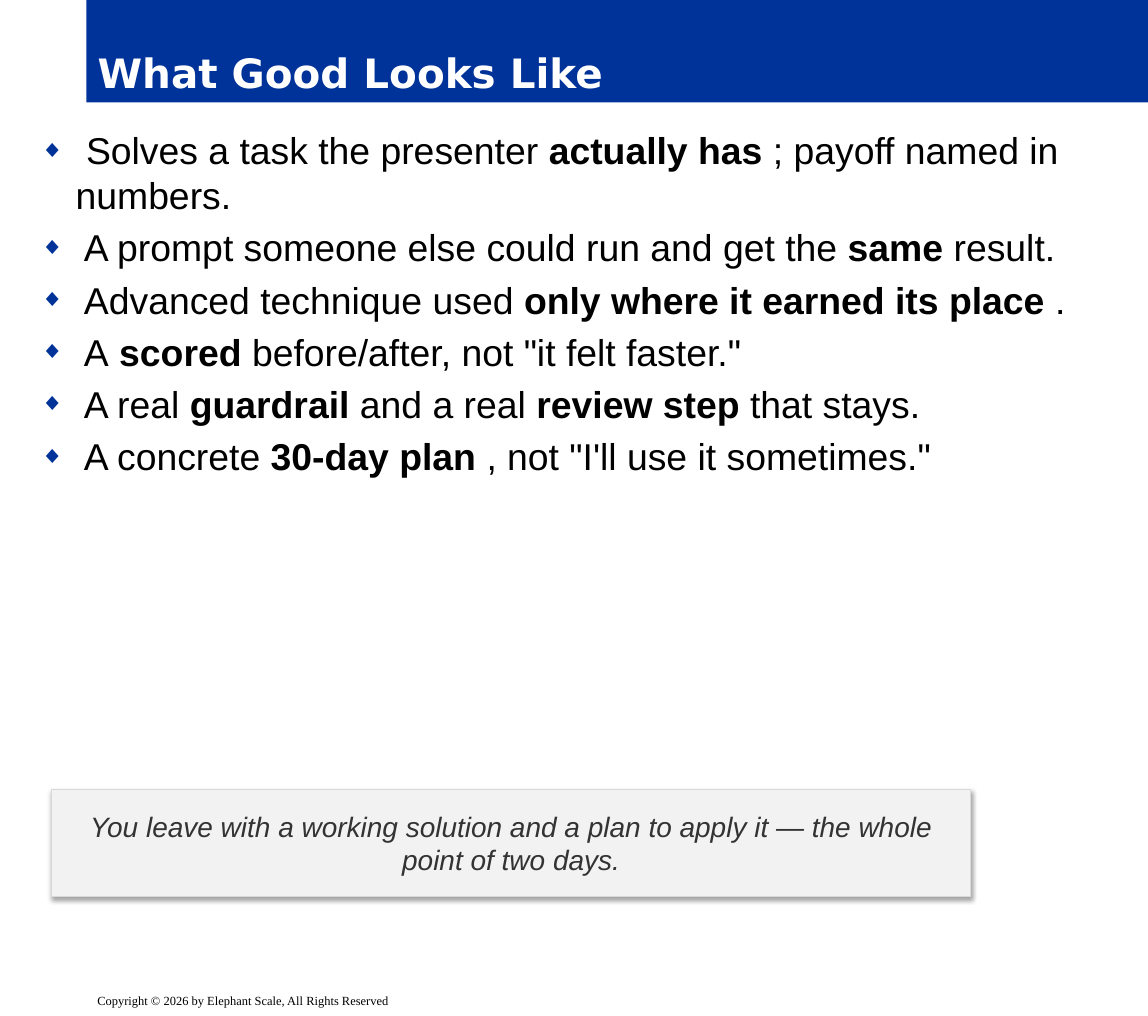
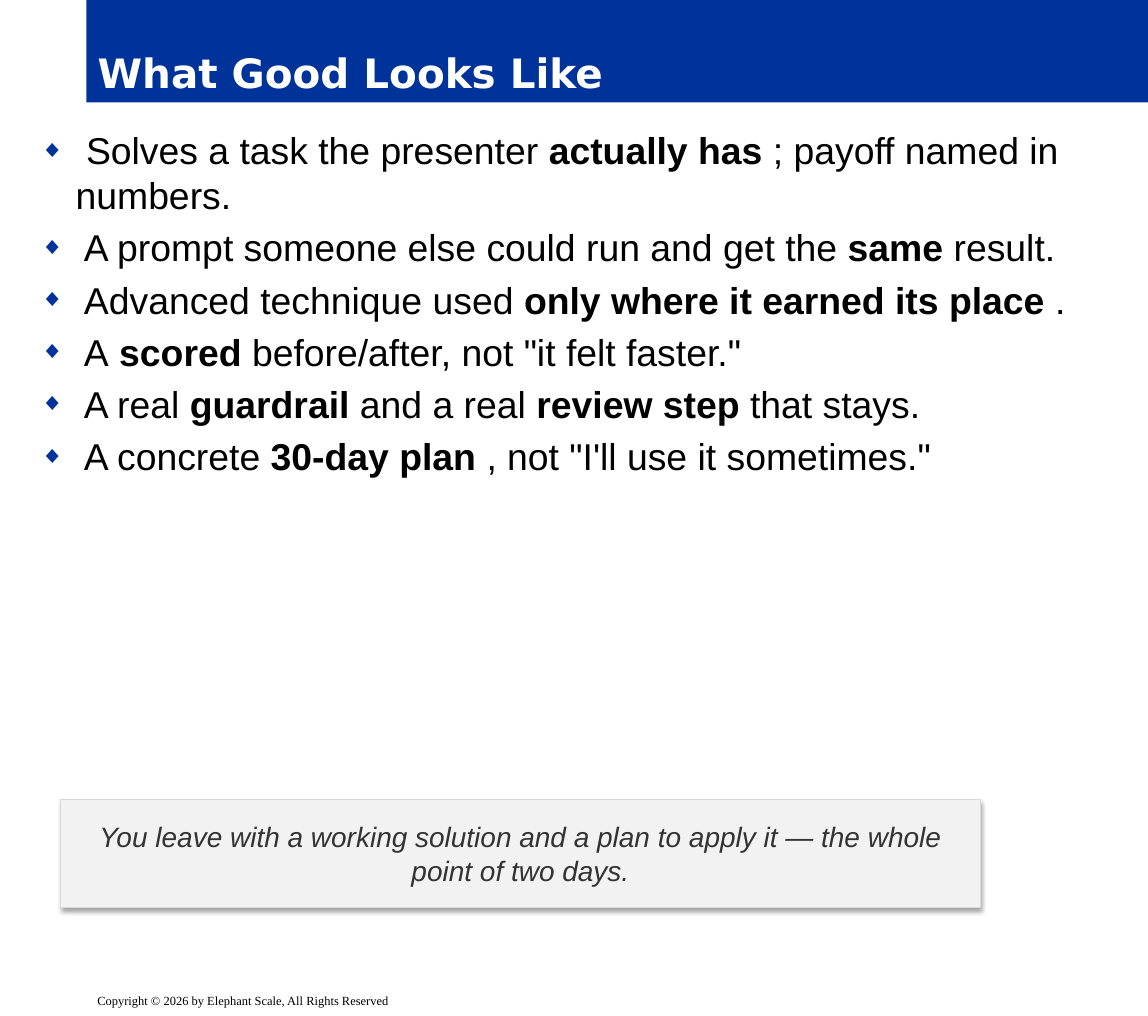
Before and after one commit to elephantscale/Prompt_Engineering_for_Business_Professionals, a slide deck: slide 10 of slides/release/07-capstone.pptx. Drawn at 1148x1016 pixels with LibreOffice and Linux fonts; fonts in the diff are those of the drawing; background and template pictures are left out. Boxes give left, top, right and bottom in pixels: in the first picture for what was removed or moved away, otherwise in the second. Text is boxed around its words. In the diff, an @@ line names an element or a change of style, - is before the commit and + after.

```diff
--- a/slides/release/07-capstone.pptx
+++ b/slides/release/07-capstone.pptx
@@ rectangle "You leave with a working ...": place and size @@
-rectangle "You leave with a working ..." at [52,790,971,897]
+rectangle "You leave with a working ..." at [60,800,980,907]
```
Also in this commit, not shown: 8 other slides changed, 3 other files.
